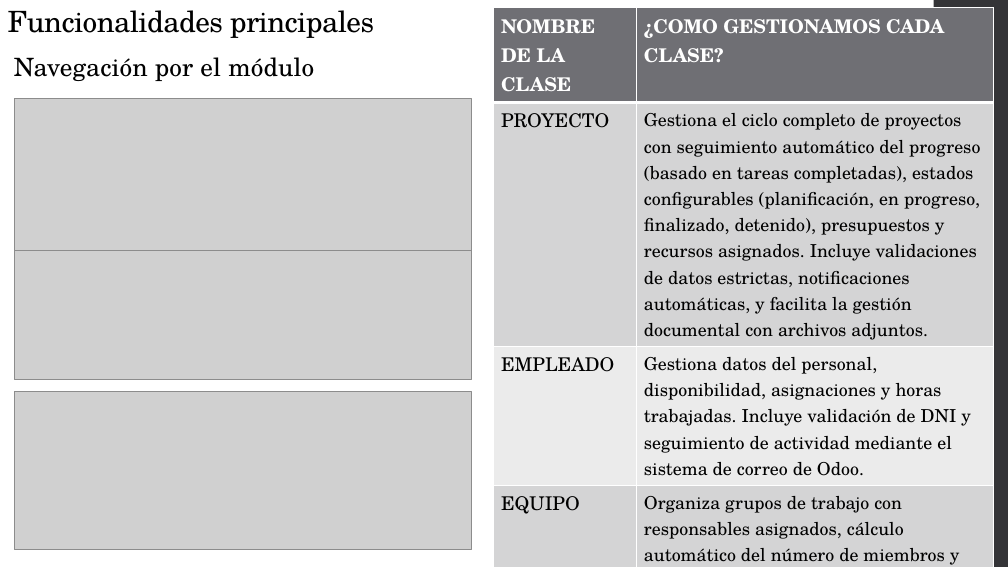
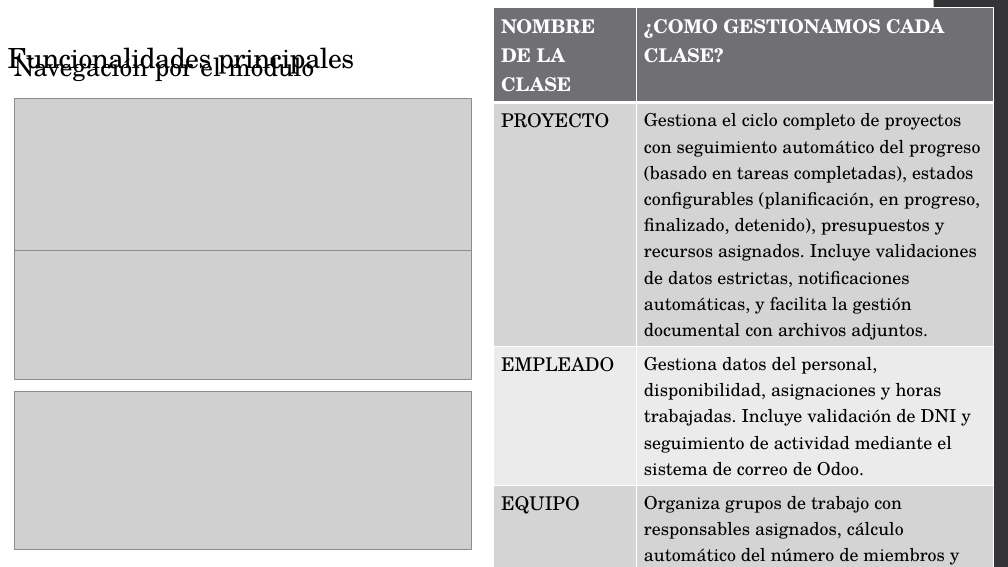
Before and after one commit to dagoes/CreativeMinds-AI, a slide deck: slide 5 of Documentation/PresentacionOdoo.pptx. Drawn at 1008x567 pixels with LibreOffice and Linux fonts; fonts in the diff are those of the drawing; grey boxes stand for pictures. Boxes give left, top, right and bottom in pixels: in the first picture for what was removed or moved away, otherwise in the second. Text is boxed around its words. In the diff, an @@ line names an element or a change of style, - is before the commit and + after.

```diff
--- a/Documentation/PresentacionOdoo.pptx
+++ b/Documentation/PresentacionOdoo.pptx
@@ title "Funcionalidades principales" at box(8, 47, 354, 77): size 27.9 to 26.4 pt; line spacing 0.9 to 0.8 @@
@@ text "Navegación por el módulo" rewrapped from box(14, 57, 314, 81) to box(14, 51, 314, 81) @@
```
Also in this commit, not shown: 3 other slides changed, 1 other file.
